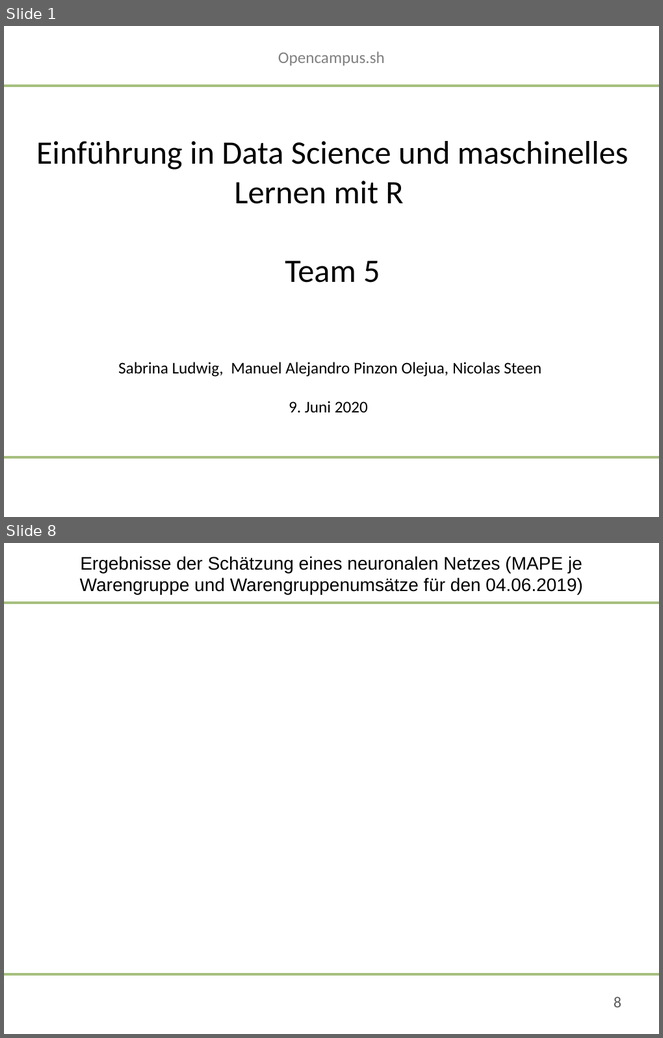
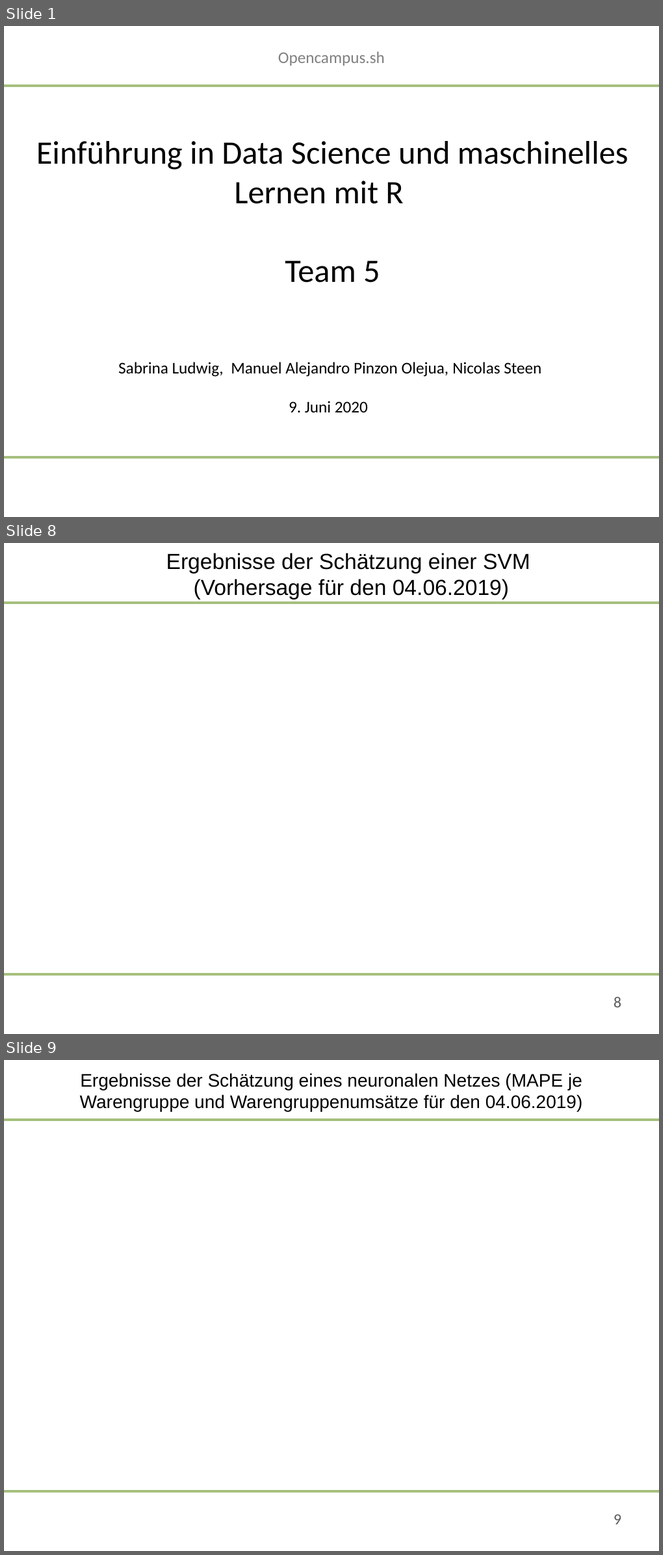
Before and after one commit to saludwig26/Data-science-Team-5-1, a slide deck: 09-06-2020-Präsentation_Team 5.pptx. Shown one above the other, each under a label of ours: slides 1 and 8 before the commit, slides 1, 8 and 9 after it; the slides between them are not shown. The pictures are 663x1038 and 663x1555 pixels, drawn with LibreOffice and Linux fonts; fonts in the diff are those of the drawing; background and template pictures are left out. Boxes give left, top, right and bottom in pixels: in the first picture for what was removed or moved away, otherwise in the second. Text is boxed around its words. In the diff, an @@ line names an element or a change of style, - is before the commit and + after.

```diff
--- a/09-06-2020-Präsentation_Team 5.pptx
+++ b/09-06-2020-Präsentation_Team 5.pptx
@@ slide 8 added at (4, 543, 659, 1034), background #FFFFFF; not listed: 2 template elements that a slide beside it also shows @@
@@ title added at (166, 553, 530, 600), 24 pt, text #000000 @@
+Ergebnisse der Schätzung einer SVM
+(Vorhersage für den 04.06.2019)
@@ rectangle added at (12, 979, 172, 1026), fill #FFFFFF, outline #FFFFFF 2 pt @@
@@ page number added at (614, 997, 622, 1008), 17 pt, text #595959 @@
+8
@@ what was slide 8 is now slide 9 @@
@@ page number at (614, 1514, 622, 1525): text changed @@
-8
+9
```
Also in this commit, not shown: 7 slides changed, 1 other slide added, 1 slide removed.
